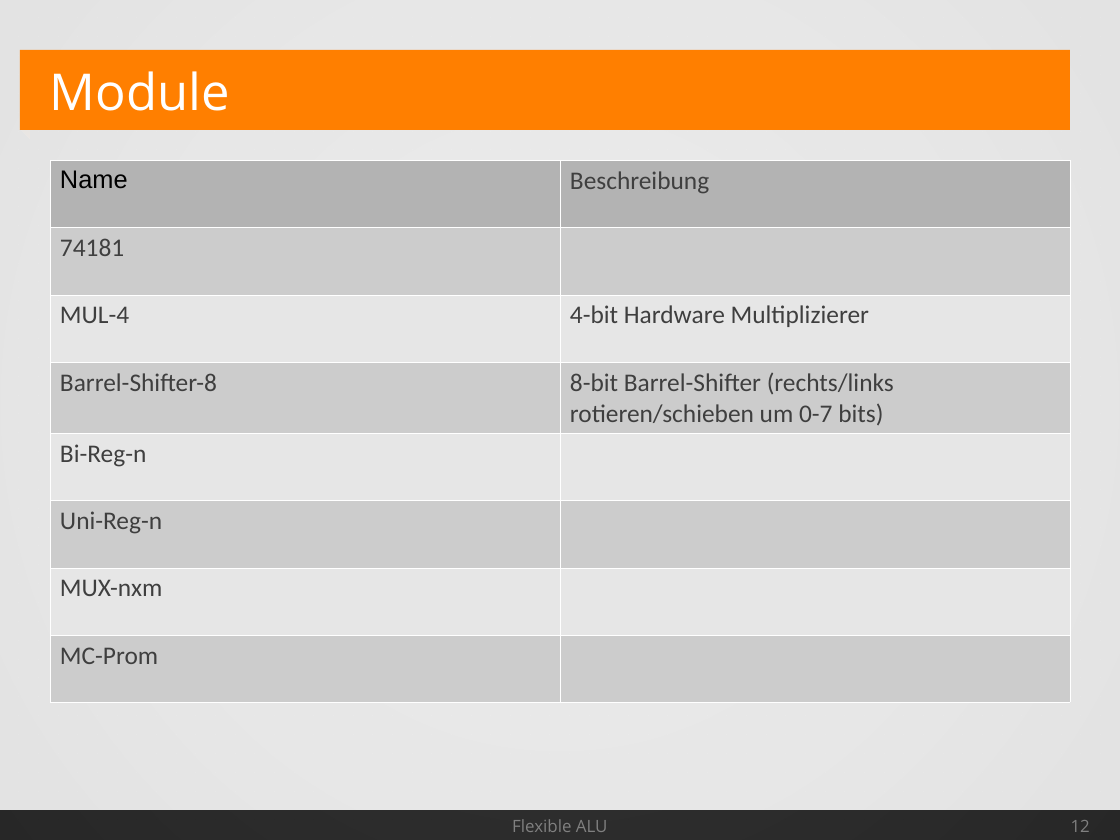
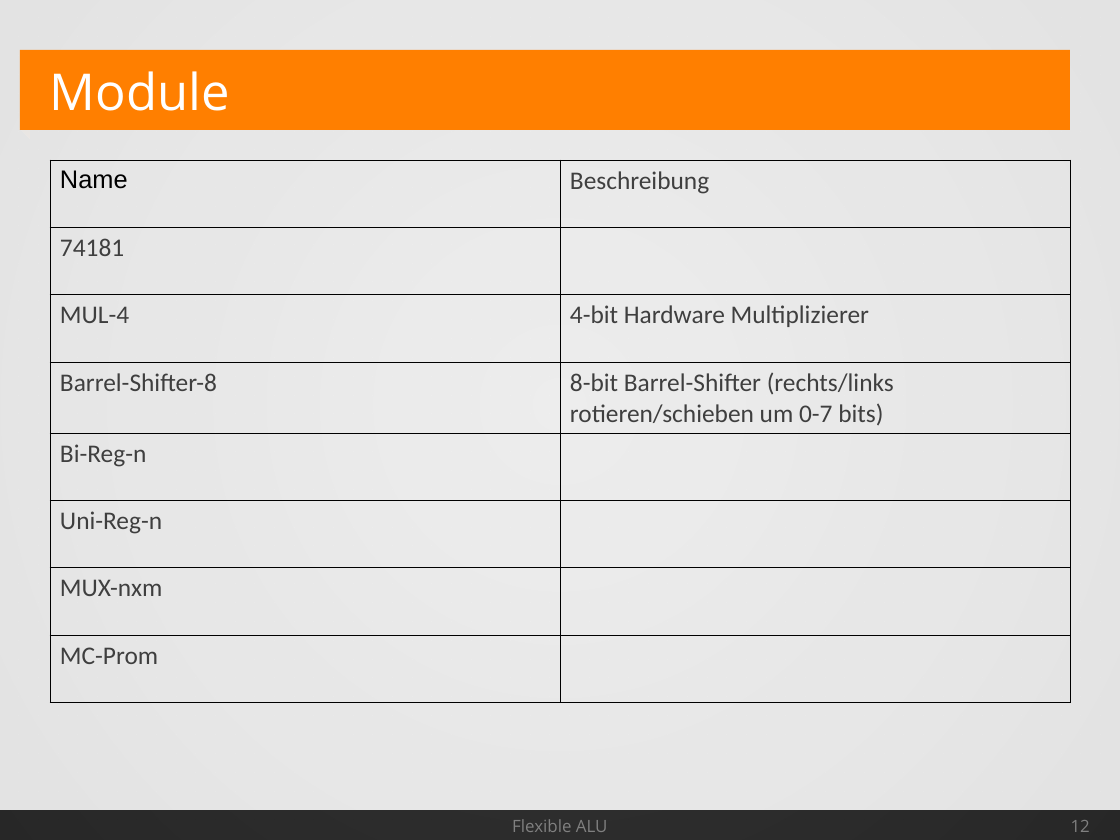
Before and after one commit to Geend/FHDWLogicWorksLib, a slide deck: slide 12 of alu-4/Spec/AluSpec.odp. Drawn at 1120x840 pixels with LibreOffice and Linux fonts; fonts in the diff are those of the drawing. Boxes give left, top, right and bottom in pixels: in the first picture for what was removed or moved away, otherwise in the second. Text is boxed around its words. In the diff, an @@ line names an element or a change of style, - is before the commit and + after.

```diff
--- a/alu-4/Spec/AluSpec.odp
+++ b/alu-4/Spec/AluSpec.odp
@@ table at [50,160,1070,698] @@
@@ fill #B3B3B3 to none in row 1 @@
@@ fill #CCCCCC to none in 5 cells @@
@@ fill #E6E6E6 to none in 4 cells @@
@@ borders changed @@
```
Also in this commit, not shown: 2 other slides changed, 1 slide added, 15 other files.
